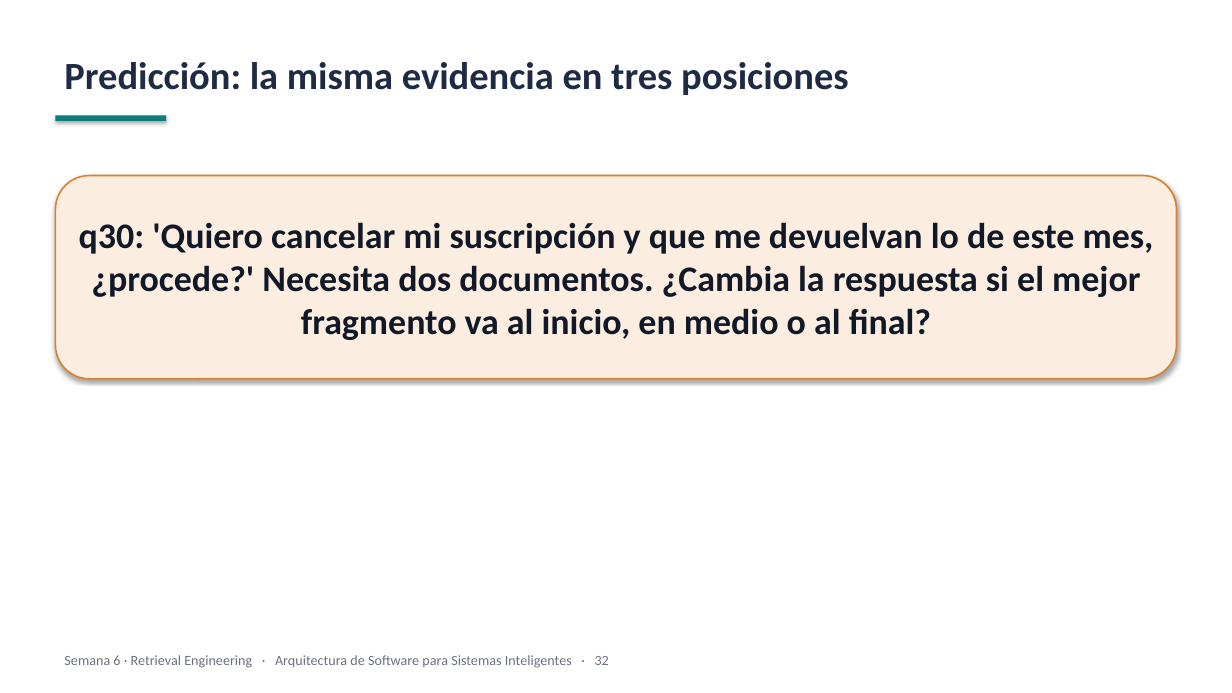
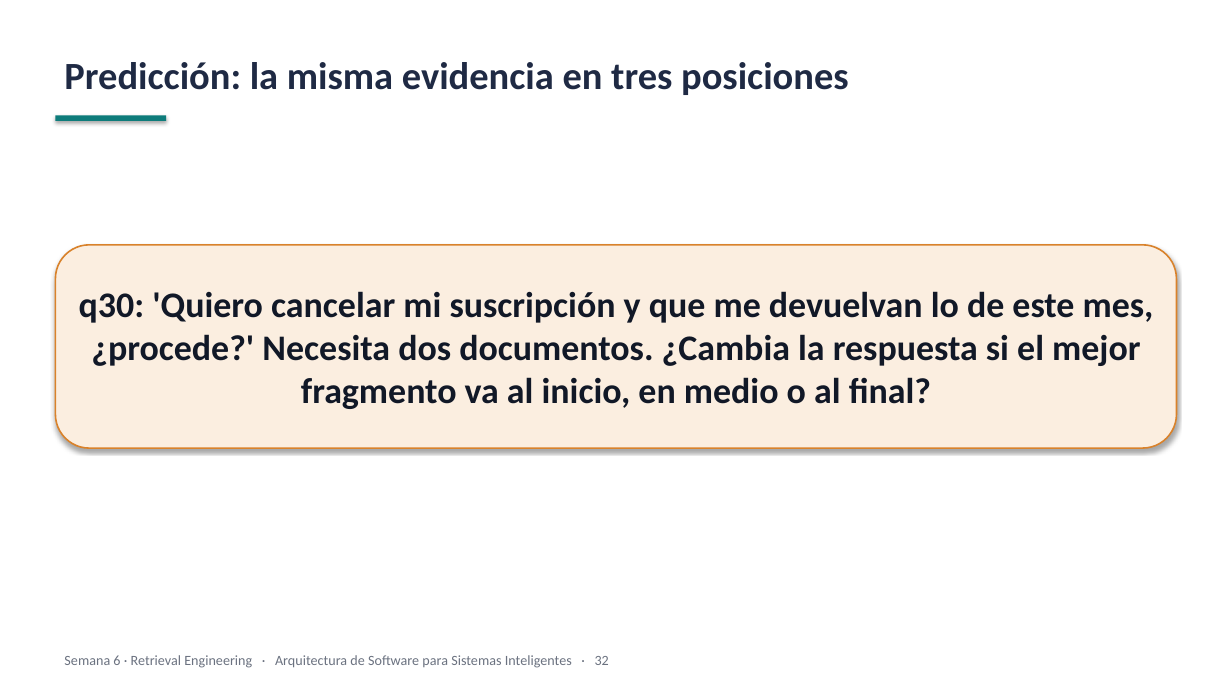
Before and after one commit to JunBarrs24/itm-maestria-llms, a slide deck: slide 32 of week-06/slides/week-06-slides.pptx. Drawn at 1232x693 pixels with LibreOffice and Linux fonts; fonts in the diff are those of the drawing. Boxes give left, top, right and bottom in pixels: in the first picture for what was removed or moved away, otherwise in the second. Text is boxed around its words. In the diff, an @@ line names an element or a change of style, - is before the commit and + after.

```diff
--- a/week-06/slides/week-06-slides.pptx
+++ b/week-06/slides/week-06-slides.pptx
@@ rounded rectangle "q30: 'Quiero cancelar mi suscripción ...": place and size @@
-rounded rectangle "q30: 'Quiero cancelar mi suscripción ..." at (55, 176, 1177, 379)
+rounded rectangle "q30: 'Quiero cancelar mi suscripción ..." at (55, 245, 1177, 448)
```
Also in this commit, not shown: 14 other slides changed, 1 slide added, 7 slides removed, 51 other files.
